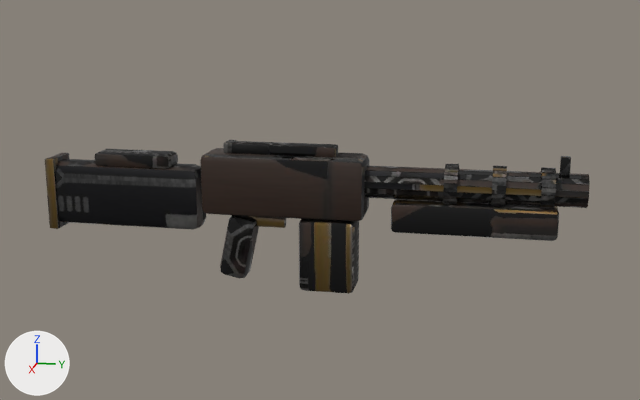
What one commit did to the glTF model Sandbox/GameData/Models/Weapons/footman_impulse_rifle.glb.
Rendered twice from a 50 mm camera at (1.127, 0.233, 0.266) aimed at (-0.006, 0.006, -0.018). Lighting does not change. The marker at lower left points along +X, +Y and +Z. The picture after the commit comes second. Vertices at exactly the same position are counted once.

The first picture shows 'footman_impulse_rifle'.
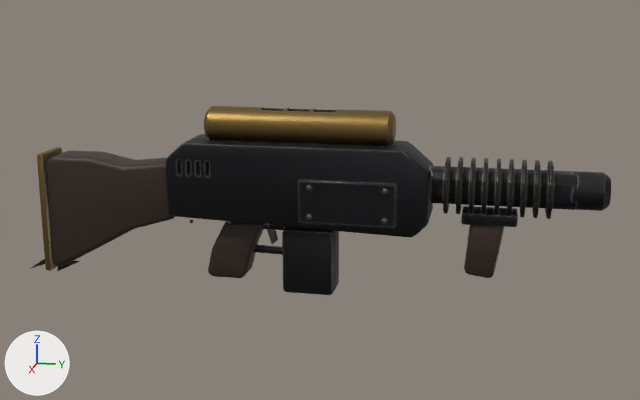
Changed parts and their boxes [x1, y1, x2, y2] in the pictures (640 x 400 px; the box of a moved part takes in the faces that stretch with it):
'footman_impulse_rifle', surface changed, reshaped (6% wider, 23% taller)
    before: [45, 140, 590, 294]
    after: [31, 106, 611, 295]
part 1 of me_footman_impulse_rifle, moved or reshaped (not visible afterwards)
    before: [232, 141, 338, 157]
part 2 of me_footman_impulse_rifle, moved or reshaped (not visible afterwards)
    before: [223, 140, 237, 154]
part 3 of me_footman_impulse_rifle, moved or reshaped
    before: [299, 219, 359, 294]
    after: [282, 227, 339, 295]
part 4 of me_footman_impulse_rifle, rebuilt
    before: [364, 165, 590, 208]
    after: [430, 166, 578, 210]
part 5 of me_footman_impulse_rifle, rebuilt
    before: [540, 167, 556, 209]
    after: [545, 161, 554, 219]
part 6 of me_footman_impulse_rifle, rebuilt (47% narrower, 38% taller)
    before: [443, 164, 459, 205]
    after: [443, 157, 451, 214]
part 7 of me_footman_impulse_rifle, rebuilt
    before: [491, 165, 507, 207]
    after: [494, 159, 501, 215]
part 8 of me_footman_impulse_rifle, rebuilt (58% wider, 39% taller)
    before: [200, 148, 369, 222]
    after: [166, 134, 434, 237]
part 9 of me_footman_impulse_rifle, rebuilt (14% narrower, 66% taller)
    before: [55, 159, 206, 229]
    after: [45, 150, 175, 267]
part 10 of me_footman_impulse_rifle, rebuilt (43% wider, 9% shorter)
    before: [220, 215, 259, 278]
    after: [208, 221, 264, 278]
part 11 of me_footman_impulse_rifle, deleted
    before: [95, 149, 178, 169]
part 12 of me_footman_impulse_rifle, deleted
    before: [560, 156, 571, 175]
part 13 of me_footman_impulse_rifle, deleted (brown)
    before: [45, 153, 69, 229]
part 14 of me_footman_impulse_rifle, built on
    before: [249, 199, 559, 241]
    after: [190, 106, 611, 278]
part 15 of me_footman_impulse_rifle, added (brown)
    after: [31, 147, 79, 271]

What changed in the scene script:
```text
Change mat_weapon:
    remove # nodes: BsdfPrincipled, Mix, OutputMaterial, SeparateColor, TexImage x2, VertexColor
    nodes: BsdfPrincipled, NormalMap, OutputMaterial, SeparateColor, TexImage x3
    uses the picture img_footman_impulse_rifle_normal
Change me_footman_impulse_rifle:
    remove me_footman_impulse_rifle.from_pydata(...)  # 1512 vertices, 2964 faces; spans x -0.031..0.031, y -0.375..0.349, z -0.138..0.059
    add me_footman_impulse_rifle.from_pydata(...)  # 2370 vertices, 4592 faces; spans x -0.042..0.042, y -0.425..0.375, z -0.142..0.106
    me_footman_impulse_rifle part 1: the loose piece of 56 vertices spanning x -0.012..0.012, y -0.12..0.03, z 0.042..0.058 is multiplied about its middle by the matrix ((0.827, 0.0, 0.0), (0.0, 0.0, -0.726), (0.0, 0.066, 0.0)), then moved by (0.0, 0.13, 0.016)
    me_footman_impulse_rifle part 2: the loose piece of 56 vertices spanning x -0.013..0.013, y -0.121..-0.109, z 0.041..0.059 is multiplied about its middle by the matrix ((0.737, 0.0, 0.0), (0.0, 0.0, -0.608), (0.0, 0.967, 0.0)), then moved by (0.0, -0.01, 0.016)
    me_footman_impulse_rifle part 3: the loose piece of 56 vertices spanning x -0.026..0.026, y -0.018..0.058, z -0.138..-0.038 is scaled about its middle by (0.985, 0.946, 0.907), then moved by (0.0, -0.025, -0.009)
    me_footman_impulse_rifle part 4: the loose piece of 224 vertices spanning x -0.021..0.021, y 0.021..0.349, z -0.009..0.033 is rebuilt with 112 vertices and now spans x -0.022..0.022, y 0.145..0.335, z -0.01..0.034
    me_footman_impulse_rifle part 5: the loose piece of 224 vertices spanning x -0.027..0.027, y 0.292..0.308, z -0.015..0.039 is rebuilt with 48 vertices and now spans x -0.037..0.037, y 0.3..0.305, z -0.022..0.046
    me_footman_impulse_rifle part 6: the loose piece of 224 vertices spanning x -0.027..0.027, y 0.172..0.188, z -0.015..0.039 is rebuilt with 48 vertices and now spans x -0.037..0.037, y 0.172..0.177, z -0.022..0.046
    me_footman_impulse_rifle part 7: the loose piece of 224 vertices spanning x -0.027..0.027, y 0.232..0.248, z -0.015..0.039 is rebuilt with 48 vertices and now spans x -0.037..0.037, y 0.236..0.241, z -0.022..0.046
    me_footman_impulse_rifle part 8: the loose piece of 56 vertices spanning x -0.031..0.031, y -0.15..0.07, z -0.037..0.045 is rebuilt with 132 vertices and now spans x -0.037..0.037, y -0.195..0.155, z -0.052..0.062
    me_footman_impulse_rifle part 9: the loose piece of 56 vertices spanning x -0.022..0.022, y -0.375..-0.155, z -0.064..0.024 is rebuilt with 167 vertices and now spans x -0.027..0.027, y -0.375..-0.189, z -0.126..0.034
    me_footman_impulse_rifle part 10: the loose piece of 56 vertices spanning x -0.017..0.017, y -0.132..-0.078, z -0.131..-0.039 is rebuilt with 152 vertices and now spans x -0.019..0.019, y -0.147..-0.07, z -0.128..-0.048
    me_footman_impulse_rifle part 11: the loose piece of 56 vertices spanning x -0.019..0.019, y -0.305..-0.195, z 0.02..0.04 is deleted
    me_footman_impulse_rifle part 12: the loose piece of 56 vertices spanning x -0.005..0.005, y 0.314..0.326, z 0.025..0.055 is deleted
    me_footman_impulse_rifle part 13: the loose piece of 56 vertices spanning x -0.024..0.024, y -0.375..-0.361, z -0.07..0.03 is deleted
    me_footman_impulse_rifle part 14: 112 vertices removed from x -0.024..0.024, y -0.1..0.315, z -0.056..-0.01; 1392 vertices added at x -0.042..0.042, y -0.163..0.375, z -0.107..0.106
    me_footman_impulse_rifle part 15: 103 vertices added at x -0.029..0.029, y -0.425..-0.346, z -0.14..0.037
```
